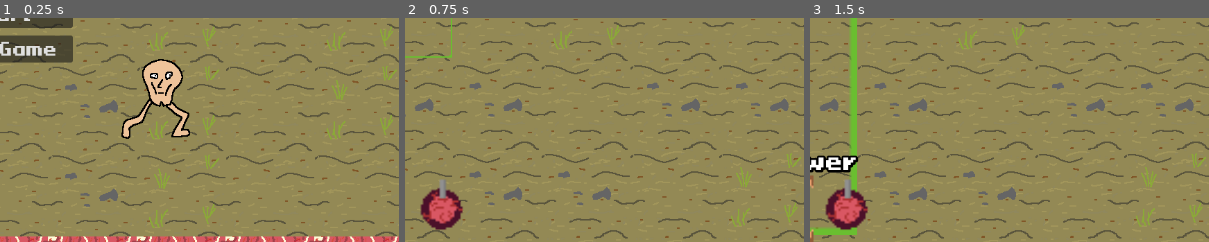
Above: before the commit, frames 1-3 (left to right).
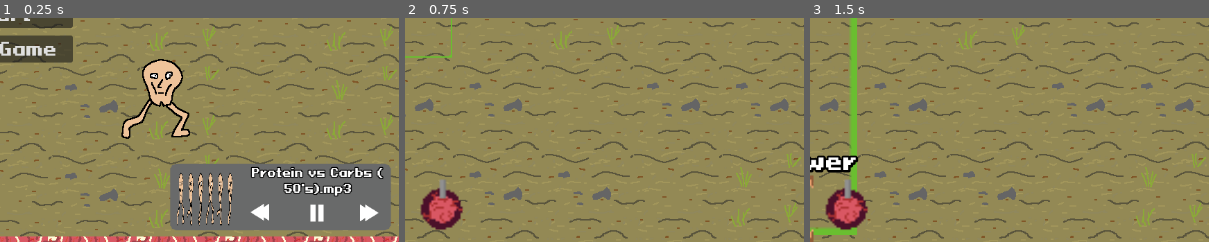
Above: after the commit, the same moments.

Repository: PhilipSBeck/Ludum-Dare-56
Game: Godot game, scene res://Levels/TitleScreen.tscn
Same seed, same stepped clock (60 frames per second), same inputs: the game is played once before the commit and once after it.
Inputs (mouse positions are % of the whole screen's width and height, from its top left):
- Up to frame 1 (0.25 s): no input
- Up to frame 2 (0.75 s): click "Start" at 0.5 s
- Up to frame 3 (1.5 s): click (46, 93) at 1.25 s
The pictures show only the part of the screen within x 50-99%, y 50-100%; the shares and areas given below are measured in that part.

The runs differ from the first frame. In frame 1, 16% of the frame differs, in the area x 42-98%, y 65-95%; in frame 2, nothing differs; in frame 3, nothing differs.

Commit message:
Music player

Diff:
--- a/HUD/MusicPlayerWidget.tscn
+++ b/HUD/MusicPlayerWidget.tscn
@@ -24,16 +24,22 @@
 [ext_resource type="Texture2D" uid="uid://k2b38kvfewgh" path="res://Art/Player/next hover.png" id="19_w4wyx"]
 [ext_resource type="Texture2D" uid="uid://dgh8qcojaakej" path="res://Art/Player/next pressed.png" id="21_6pbvj"]
 
-[node name="MusicPlayerWidget" type="Node"]
+[node name="MusicPlayerWidget" type="Control"]
+layout_mode = 3
+anchor_right = 0.263
+anchor_bottom = 0.155
+offset_right = 19.024
+offset_bottom = 11.56
 script = ExtResource("1_5b31c")
 songs = Array[AudioStream]([ExtResource("2_rt0uh"), ExtResource("3_qcruo"), ExtResource("4_balmf"), ExtResource("5_cr3w1"), ExtResource("6_5k2la"), ExtResource("7_bnov4"), ExtResource("8_w3rmv"), ExtResource("9_b5cqy"), ExtResource("10_vyhgm"), ExtResource("11_wk8e3"), ExtResource("12_1kujt")])
 
 [node name="ColorRect" type="TextureRect" parent="."]
+layout_mode = 1
 anchors_preset = -1
 anchor_right = 0.278
 anchor_bottom = 0.154
-offset_right = -0.256042
-offset_bottom = 0.207993
+offset_right = 230.484
+offset_bottom = 82.752
 texture = ExtResource("1_dx82w")
 
 [node name="Play" type="TextureButton" parent="ColorRect"]
--- a/HUD/TitleScreenHud.tscn
+++ b/HUD/TitleScreenHud.tscn
@@ -1,7 +1,8 @@
-[gd_scene load_steps=3 format=3 uid="uid://c634xgfsl5fmh"]
+[gd_scene load_steps=4 format=3 uid="uid://7tv84aj5tbti"]
 
 [ext_resource type="Script" path="res://Scripts/Core/title_screen_hud.gd" id="1_lwn1s"]
 [ext_resource type="FontFile" uid="uid://l348hsha7jl0" path="res://Fonts/PixeloidSansBold-PKnYd.ttf" id="1_um3ig"]
+[ext_resource type="PackedScene" uid="uid://6vty7eyxcx7o" path="res://HUD/MusicPlayerWidget.tscn" id="3_bm1wk"]
 
 [node name="TitleScreen" type="CanvasLayer"]
 script = ExtResource("1_lwn1s")
@@ -60,4 +61,17 @@
 theme_override_font_sizes/font_size = 25
 text = "Quit Game"
 
+[node name="MusicPlayerWidget" parent="." instance=ExtResource("3_bm1wk")]
+anchors_preset = 3
+anchor_left = 1.0
+anchor_top = 1.0
+anchor_right = 1.0
+anchor_bottom = 1.0
+offset_left = -337.0
+offset_top = -114.0
+offset_right = -12.0
+offset_bottom = -14.0
+grow_horizontal = 0
+grow_vertical = 0
+
 [connection signal="pressed" from="Buttons/Start Button" to="." method="_on_start_button_pressed"]
